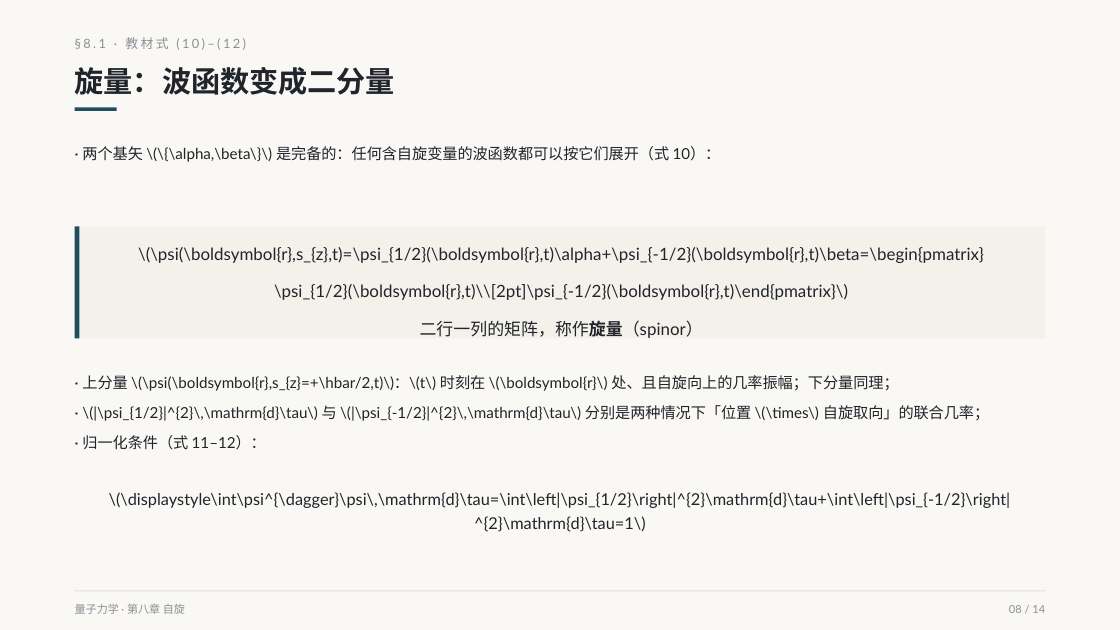
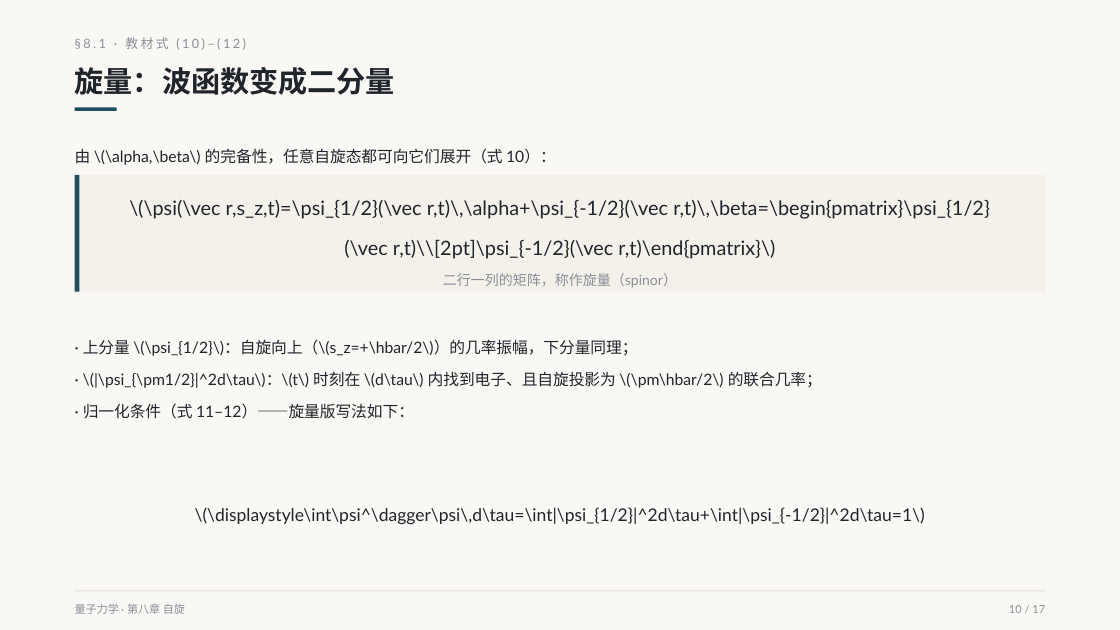
Before and after one commit to zhangdajian-sdu/quantum-mechanics-slides, a slide deck: slide 10 of slides/ch8/ch8-s1.pptx (slide 8 before the commit). Drawn at 1120x630 pixels with LibreOffice and Linux fonts; fonts in the diff are those of the drawing. Boxes give left, top, right and bottom in pixels: in the first picture for what was removed or moved away, otherwise in the second. Text is boxed around its words. In the diff, an @@ line names an element or a change of style, - is before the commit and + after.

```diff
--- a/slides/ch8/ch8-s1.pptx
+++ b/slides/ch8/ch8-s1.pptx
@@ text at (x1=75, y1=148, x2=556, y2=165): text changed; size 13 to 13.5 pt @@
-· 两个基矢 \(\{\alpha,\beta\}\) 是完备的：任何含自旋变量的波函数都可以按它们展开（式 10）：
+由 \(\alpha,\beta\) 的完备性，任意自旋态都可向它们展开（式 10）：
@@ rectangle resized from (x1=75, y1=226, x2=1046, y2=338) to (x1=75, y1=175, x2=1046, y2=292) @@
@@ rectangle resized from (x1=75, y1=226, x2=80, y2=338) to (x1=75, y1=175, x2=80, y2=292) @@
@@ text "\(\psi(\vec r,s_z,t)=\psi_{1/2}(\vec r,t)\,\alpha+\psi_{-1/2 ..." moved from (x1=138, y1=247, x2=984, y2=338) to (x1=129, y1=200, x2=990, y2=288) @@
@@ text at (x1=129, y1=200, x2=990, y2=259): text changed; size 14.5 to 17 pt @@
-\(\psi(\boldsymbol{r},s_{z},t)=\psi_{1/2}(\boldsymbol{r},t)\alpha+\psi_{-1/2}(\boldsymbol{r},t)\beta=\begin{pmatrix}\psi_{1/2}(\boldsymbol{r},t)\\[2pt]\psi_{-1/2}(\boldsymbol{r},t)\end{pmatrix}\)
+\(\psi(\vec r,s_z,t)=\psi_{1/2}(\vec r,t)\,\alpha+\psi_{-1/2}(\vec r,t)\,\beta=\begin{pmatrix}\psi_{1/2}(\vec r,t)\\[2pt]\psi_{-1/2}(\vec r,t)\end{pmatrix}\)
@@ text at (x1=443, y1=273, x2=677, y2=288): size 14.5 to 12 pt, text colour #20242B to #8A8F98, bold off in "二行一列的矩阵，称作旋量（spinor）"; line spacing 1.85 to 1.7 @@
@@ text at (x1=83, y1=339, x2=822, y2=419): text changed; size 13 to 13.5 pt @@
-· 上分量 \(\psi(\boldsymbol{r},s_{z}=+\hbar/2,t)\)：\(t\) 时刻在 \(\boldsymbol{r}\) 处、且自旋向上的几率振幅；下分量同理；
-· \(|\psi_{1/2}|^{2}\,\mathrm{d}\tau\) 与 \(|\psi_{-1/2}|^{2}\,\mathrm{d}\tau\) 分别是两种情况下「位置 \(\times\) 自旋取向」的联合几率；
-· 归一化条件（式 11–12）：
+· 上分量 \(\psi_{1/2}\)：自旋向上（\(s_z=+\hbar/2\)）的几率振幅，下分量同理；
+· \(|\psi_{\pm1/2}|^2d\tau\)：\(t\) 时刻在 \(d\tau\) 内找到电子、且自旋投影为 \(\pm\hbar/2\) 的联合几率；
+· 归一化条件（式 11–12）——旋量版写法如下：
@@ text "\(\displaystyle\int\psi^\dagger\psi\,d\tau=\int|\psi_{1/2}|^ ..." at (x1=195, y1=507, x2=925, y2=524): vertical alignment top to middle @@
@@ text at (x1=195, y1=507, x2=925, y2=524): text changed; size 14 to 15 pt @@
-\(\displaystyle\int\psi^{\dagger}\psi\,\mathrm{d}\tau=\int\left|\psi_{1/2}\right|^{2}\mathrm{d}\tau+\int\left|\psi_{-1/2}\right|^{2}\mathrm{d}\tau=1\)
+\(\displaystyle\int\psi^\dagger\psi\,d\tau=\int|\psi_{1/2}|^2d\tau+\int|\psi_{-1/2}|^2d\tau=1\)
@@ text at (x1=1009, y1=605, x2=1045, y2=613): text changed @@
-08 / 14
+10 / 17
```
Also in this commit, not shown: 13 other slides changed, 3 slides added, 25 other files.
